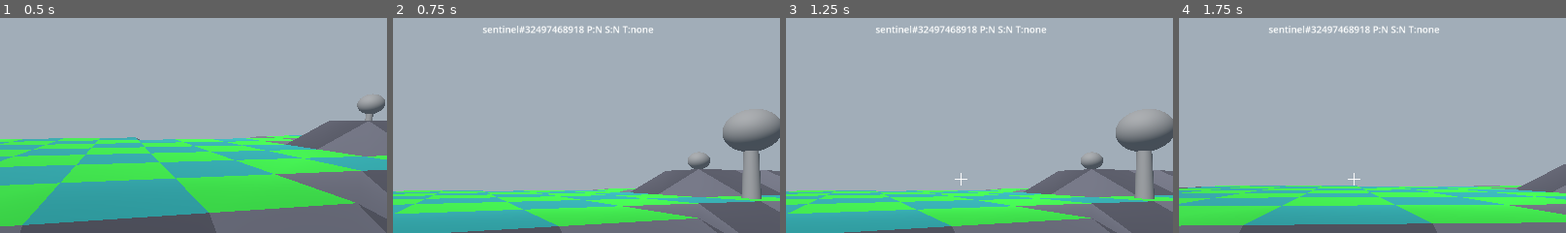
Above: before the commit, frames 1-4 (left to right).
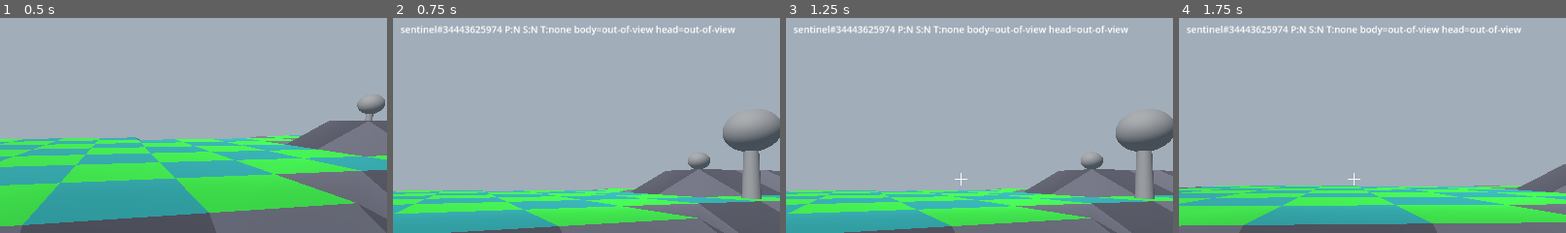
Above: after the commit, the same moments.

Repository: spoconnor/sentinel
Game: Godot game, scene res://main.tscn
Same seed, same stepped clock (60 frames per second), same inputs: the game is played once before the commit and once after it.
Inputs (mouse positions are % of the whole screen's width and height, from its top left):
- Up to frame 1 (0.5 s): no input
- Up to frame 2 (0.75 s): tap Enter at 0.5 s; move the mouse to (55, 49) at 0.52 s; hold D from 0.53 s (still down); tap T at 0.6 s; click (55, 49) at 0.67 s
- Up to frame 3 (1.25 s): keep holding D; tap Space at 0.77 s
- Up to frame 4 (1.75 s): tap Space at 1.25, 1.52 s; move the mouse to (45, 50) at 1.27 s; release D at 1.28 s; hold A from 1.28 s (still down); tap B at 1.35 s
The pictures show only the part of the screen within x 27-77%, y 12-62%; the shares and areas given below are measured in that part.

Frame 1 is identical in both runs. In frame 2, 1.5% of the frame differs, in the area x 2-89%, y 3-9%; in frame 3, 1.5%; in frame 4, 1.5%.

Commit message:
working better

Diff:
--- a/scripts/player_controller.gd
+++ b/scripts/player_controller.gd
@@ -271,7 +271,8 @@
 		var sees_player := bool(entry.get("sees_player", false))
 		var sees_square := bool(entry.get("sees_square", false))
 		var target_kind := String(_watcher_debug_targets.get(watcher_id, "none"))
-		lines.append("%s#%s P:%s S:%s T:%s" % [kind, str(watcher_id), "Y" if sees_player else "N", "Y" if sees_square else "N", target_kind])
+		var los_debug := String(entry.get("los", ""))
+		lines.append("%s#%s P:%s S:%s T:%s %s" % [kind, str(watcher_id), "Y" if sees_player else "N", "Y" if sees_square else "N", target_kind, los_debug])
 
 	if lines.size() == 1:
 		lines.append("No watcher contact")
@@ -737,13 +738,31 @@
 		current = current.get_parent()
 	return null
 
-func watcher_update_contact(watcher_id: int, sees_player: bool, sees_square: bool, watcher_kind: String = "watcher") -> void:
+func _active_robot_proxy_position() -> Vector3:
+	if _active_robot == null or not is_instance_valid(_active_robot):
+		return _player_base_position()
+	if _active_robot.is_inside_tree():
+		return _active_robot.global_position
+	return _hidden_robot_transform.origin
+
+func _active_robot_support_boulder() -> Node3D:
+	if _active_robot == null or not is_instance_valid(_active_robot):
+		return null
+	var support_id := int(_active_robot.get_meta("support_boulder_id", -1))
+	return _find_node_by_instance_id(support_id)
+
+func _watcher_ground_point_for_square(square: Vector2i) -> Vector3:
+	var y := _square_ground_y(square)
+	return _square_center_world(square, y)
+
+func watcher_update_contact(watcher_id: int, sees_player: bool, sees_square: bool, watcher_kind: String = "watcher", los_debug: String = "") -> void:
 	var now := Time.get_ticks_msec() * 0.001
 	_watcher_contacts[watcher_id] = {
 		"time": now,
 		"sees_player": sees_player,
 		"sees_square": sees_square,
 		"kind": watcher_kind,
+		"los": los_debug,
 	}
 	_update_debug_ui()
 
@@ -798,16 +817,27 @@
 	return _find_absorb_target(watcher, forward, head_pos, scan_range, cone_threshold) != null
 
 func watcher_can_see_player_proxy(watcher: Node3D, head_pos: Vector3, forward: Vector3, scan_range: float, cone_threshold: float) -> bool:
-	if watcher == null or _active_robot == null or not is_instance_valid(_active_robot):
-		return false
-	if not _active_robot.is_inside_tree():
-		return false
-	var player_square := _world_to_square(_player_base_position())
-	var robot_square := _world_to_square(_active_robot.global_position)
-	if player_square != robot_square:
-		return false
-	var target_pos := _watcher_target_aim_point(_active_robot)
-	return _watcher_can_see_target_point(head_pos, forward, target_pos, scan_range, cone_threshold, watcher, _active_robot)
+	if watcher == null:
+		return false
+	if _active_robot == null or not is_instance_valid(_active_robot):
+		return false
+
+	var robot_pos := _active_robot_proxy_position()
+	var target_pos := robot_pos + Vector3(0, 0.85, 0)
+	return _watcher_can_see_unobstructed_point(head_pos, forward, target_pos, scan_range, cone_threshold, watcher)
+func watcher_can_see_player_proxy_ground(watcher: Node3D, head_pos: Vector3, forward: Vector3, scan_range: float, cone_threshold: float) -> bool:
+	if watcher == null:
+		return false
+	if _active_robot == null or not is_instance_valid(_active_robot):
+		return false
+
+	var support := _active_robot_support_boulder()
+	if support != null and is_instance_valid(support):
+		return _watcher_can_see_target_point(head_pos, forward, _watcher_target_aim_point(support), scan_range, cone_threshold, watcher, support)
+
+	var square := _world_to_square(_active_robot_proxy_position())
+	var ground_point := _watcher_ground_point_for_square(square)
+	return _watcher_can_see_ground_point(head_pos, forward, ground_point, scan_range, cone_threshold, watcher)
 
 func watcher_is_absorb_cooling(watcher: Node3D) -> bool:
 	if watcher == null:
@@ -871,8 +901,9 @@
 				target_pos = _watcher_target_aim_point(support)
 				has_visibility = _watcher_can_see_target_point(head_pos, forward, target_pos, scan_range, cone_threshold, watcher, support)
 		elif level == 0 and _get_stacked_on_boulder(candidate) == null:
-			target_pos = _watcher_ground_aim_point(candidate)
-			has_visibility = _watcher_can_see_target_point(head_pos, forward, target_pos, scan_range, cone_threshold, watcher, null)
+			# Ground-level robot/boulder with no object on top is a valid absorb target.
+			target_pos = _watcher_target_aim_point(candidate)
+			has_visibility = _watcher_can_see_target_point(head_pos, forward, target_pos, scan_range, cone_threshold, watcher, candidate)
 		else:
 			target_pos = _watcher_target_aim_point(candidate)
 			has_visibility = _watcher_can_see_target_point(head_pos, forward, target_pos, scan_range, cone_threshold, watcher, candidate)
@@ -903,50 +934,84 @@
 	var y := _square_ground_y(square)
 	return _square_center_world(square, y)
 
+func _is_within_horizontal_view(origin: Vector3, forward: Vector3, point: Vector3, max_distance: float, horizontal_dot_threshold: float) -> bool:
+	var to_point := point - origin
+	var flat_to := Vector3(to_point.x, 0.0, to_point.z)
+	var flat_distance := flat_to.length()
+	if flat_distance > max_distance or flat_distance <= 0.001:
+		return false
+
+	var flat_forward := Vector3(forward.x, 0.0, forward.z)
+	var flat_forward_len := flat_forward.length()
+	if flat_forward_len <= 0.001:
+		return false
+
+	var forward_dir := flat_forward / flat_forward_len
+	var target_dir := flat_to / flat_distance
+	return forward_dir.dot(target_dir) > horizontal_dot_threshold
+
 func _watcher_can_see_target_point(head_pos: Vector3, forward: Vector3, point: Vector3, scan_range: float, cone_threshold: float, watcher: Node3D, target: Node3D) -> bool:
-	var to_target := point - head_pos
-	var distance := to_target.length()
-	if distance > scan_range or distance <= 0.001:
-		return false
-	var dir := to_target / distance
-	if forward.dot(dir) <= cone_threshold:
+	if not _is_within_horizontal_view(head_pos, forward, point, scan_range, cone_threshold):
 		return false
 	return _has_world_line_of_sight(head_pos, point, watcher, target)
 
 func _watcher_can_see_ground_point(head_pos: Vector3, forward: Vector3, point: Vector3, scan_range: float, cone_threshold: float, watcher: Node3D) -> bool:
-	var to_point := point - head_pos
-	var distance := to_point.length()
-	if distance > scan_range or distance <= 0.001:
-		return false
-	var dir := to_point / distance
-	if forward.dot(dir) <= cone_threshold:
+	if not _is_within_horizontal_view(head_pos, forward, point, scan_range, cone_threshold):
 		return false
 	var p := PhysicsRayQueryParameters3D.create(head_pos, point)
 	p.collide_with_areas = false
 	p.collide_with_bodies = true
 	p.exclude = []
-	if watcher != null:
-		p.exclude.append(watcher.get_rid())
+	if watcher is CollisionObject3D:
+		p.exclude.append((watcher as CollisionObject3D).get_rid())
 	var hit := get_world_3d().direct_space_state.intersect_ray(p)
 	if hit.is_empty():
 		return false
 	var collider := hit.get("collider") as Node
 	return _is_removal_square_surface(collider)
 
-func _has_world_line_of_sight(from: Vector3, to: Vector3, watcher: Node3D, target: Node3D) -> bool:
-	var p := PhysicsRayQueryParameters3D.create(from, to)
+func _watcher_can_see_unobstructed_point(head_pos: Vector3, forward: Vector3, point: Vector3, scan_range: float, cone_threshold: float, watcher: Node3D) -> bool:
+	if not _is_within_horizontal_view(head_pos, forward, point, scan_range, cone_threshold):
+		return false
+	var p := PhysicsRayQueryParameters3D.create(head_pos, point)
 	p.collide_with_areas = false
 	p.collide_with_bodies = true
 	p.exclude = []
-	if watcher != null:
-		p.exclude.append(watcher.get_rid())
+	if watcher is CollisionObject3D:
+		p.exclude.append((watcher as CollisionObject3D).get_rid())
 	var hit := get_world_3d().direct_space_state.intersect_ray(p)
-	if hit.is_empty():
-		return false
-	var collider := hit.get("collider") as Node
-	if collider == null or target == null:
-		return false
-	return target.is_ancestor_of(collider) or collider == target
+	return hit.is_empty()
+func _has_world_line_of_sight(from: Vector3, to: Vector3, watcher: Node3D, target: Node3D) -> bool:
+	var ray_start := from
+	var ray_dir := (to - from).normalized()
+	var exclude_rids: Array = []
+	if watcher is CollisionObject3D:
+		exclude_rids.append((watcher as CollisionObject3D).get_rid())
+
+	for _attempt in range(2):
+		var p := PhysicsRayQueryParameters3D.create(ray_start, to)
+		p.collide_with_areas = false
+		p.collide_with_bodies = true
+		p.exclude = exclude_rids
+		var hit := get_world_3d().direct_space_state.intersect_ray(p)
+		if hit.is_empty():
+			return target == null
+		var collider := hit.get("collider") as Node
+		if collider == null:
+			return false
+
+		# Ignore watcher self-hit once, then test the next surface.
+		if watcher != null and (collider == watcher or watcher.is_ancestor_of(collider)):
+			if collider.has_method("get_rid"):
+				exclude_rids.append(collider.call("get_rid"))
+			ray_start = (hit.get("position", ray_start) as Vector3) + ray_dir * 0.05
+			continue
+
+		if target == null:
+			return false
+		return target.is_ancestor_of(collider) or collider == target
+
+	return false
 
 func _degrade_object_one_energy(node: Node3D) -> void:
 	if node == null or _build_root == null:
--- a/scripts/sentinel.gd
+++ b/scripts/sentinel.gd
@@ -18,6 +18,8 @@
 var _turn_elapsed: float = 0.0
 var _action_elapsed: float = 0.0
 var _debug_vision_mesh: MeshInstance3D
+var _debug_last_body_hit: String = ""
+var _debug_last_head_hit: String = ""
 
 func _ready() -> void:
 	_refresh_player_refs()
@@ -32,26 +34,30 @@
 	var head_pos := head_pivot.global_position
 	var forward := -head_pivot.global_transform.basis.z.normalized()
 
-	var body_vec := _player.global_position - head_pos
+	var body_point := _player_body_target_point()
 	var sees_body := false
-	var body_dist := body_vec.length()
-	if body_dist > 0.001 and body_dist <= scan_range:
-		var body_dir := body_vec / body_dist
-		if forward.dot(body_dir) > cone_dot_threshold:
-			sees_body = _has_line_of_sight_to_player(head_pos, _player.global_position)
+	if _is_within_horizontal_view(head_pos, forward, body_point, scan_range, cone_dot_threshold):
+		sees_body = _has_line_of_sight_to_player(head_pos, body_point, "body")
+	else:
+		_debug_last_body_hit = "out-of-view"
 
 	var sees_head := false
-	if _player_head != null:
-		var head_vec := _player_head.global_position - head_pos
-		var head_dist := head_vec.length()
-		if head_dist > 0.001 and head_dist <= scan_range:
-			var look_dir := head_vec / head_dist
-			if forward.dot(look_dir) > cone_dot_threshold:
-				sees_head = _has_line_of_sight_to_player(head_pos, _player_head.global_position)
+	if _player_head != null and _is_within_horizontal_view(head_pos, forward, _player_head.global_position, scan_range, cone_dot_threshold):
+		sees_head = _has_line_of_sight_to_player(head_pos, _player_head.global_position, "head")
+	else:
+		_debug_last_head_hit = "out-of-view"
 
 	var sees_player := sees_body or sees_head
-
 	var sees_square := sees_player
+
+	if not sees_player and _player != null and _player.has_method("watcher_can_see_player_proxy"):
+		var proxy_player_visible := bool(_player.call("watcher_can_see_player_proxy", self, head_pos, forward, scan_range, cone_dot_threshold))
+		if proxy_player_visible:
+			sees_player = true
+			if _player.has_method("watcher_can_see_player_proxy_ground"):
+				sees_square = bool(_player.call("watcher_can_see_player_proxy_ground", self, head_pos, forward, scan_range, cone_dot_threshold))
+			else:
+				sees_square = true
 
 	var sees_absorbable := false
 	var absorb_cooldown := false
@@ -79,16 +85,28 @@
 
 	_update_light()
 	_update_debug_vision_visibility()
-	_report_contact(sees_player, sees_square)
+	var los_debug := "body=%s head=%s" % [_debug_last_body_hit, _debug_last_head_hit]
+	_report_contact(sees_player, sees_square, los_debug)
 	_try_action(delta, forward, head_pos, sees_player, sees_square)
 
+func _is_within_horizontal_view(origin: Vector3, forward: Vector3, point: Vector3, max_distance: float, horizontal_dot_threshold: float) -> bool:
+	var to_point := point - origin
+	var flat_to := Vector3(to_point.x, 0.0, to_point.z)
+	var flat_distance := flat_to.length()
+	if flat_distance > max_distance or flat_distance <= 0.001:
+		return false
+
+	var flat_forward := Vector3(forward.x, 0.0, forward.z)
+	var flat_forward_len := flat_forward.length()
+	if flat_forward_len <= 0.001:
+		return false
+
+	var forward_dir := flat_forward / flat_forward_len
+	var target_dir := flat_to / flat_distance
+	return forward_dir.dot(target_dir) > horizontal_dot_threshold
+
 func _can_see_point(point: Vector3, head_pos: Vector3, forward: Vector3, exclude_nodes: Array, target: Node3D = null) -> bool:
-	var to_point := point - head_pos
-	var distance := to_point.length()
-	if distance > scan_range or distance <= 0.001:
-		return false
-	var dir := to_point / distance
-	if forward.dot(dir) <= cone_dot_threshold:
+	if not _is_within_horizontal_view(head_pos, forward, point, scan_range, cone_dot_threshold):
 		return false
 	return _has_line_of_sight(head_pos, point, exclude_nodes, target)
 
@@ -110,21 +128,65 @@
 		return false
 	return collider == target or target.is_ancestor_of(collider)
 
-func _has_line_of_sight_to_player(from: Vector3, to: Vector3) -> bool:
-	if _player == null:
-		return false
-	var p := PhysicsRayQueryParameters3D.create(from, to)
-	p.collide_with_areas = false
-	p.collide_with_bodies = true
-	p.exclude = []
-	var hit := get_world_3d().direct_space_state.intersect_ray(p)
-	if hit.is_empty():
-		# Unobstructed ray to the point counts as visible player.
-		return true
-	var collider := hit.get("collider") as Node
-	if collider == null:
-		return false
-	return collider == _player or _player.is_ancestor_of(collider)
+func _has_line_of_sight_to_player(from: Vector3, to: Vector3, debug_slot: String = "") -> bool:
+	if _player == null:
+		if debug_slot == "body":
+			_debug_last_body_hit = "no-player"
+		elif debug_slot == "head":
+			_debug_last_head_hit = "no-player"
+		return false
+
+	var ray_start := from
+	var ray_dir := (to - from).normalized()
+	var exclude_rids: Array = []
+
+	for _attempt in range(2):
+		var p := PhysicsRayQueryParameters3D.create(ray_start, to)
+		p.collide_with_areas = false
+		p.collide_with_bodies = true
+		p.exclude = exclude_rids
+		var hit := get_world_3d().direct_space_state.intersect_ray(p)
+		if hit.is_empty():
+			if debug_slot == "body":
+				_debug_last_body_hit = "empty"
+			elif debug_slot == "head":
+				_debug_last_head_hit = "empty"
+			return true
+
+		var collider := hit.get("collider") as Node
+		var collider_name := "null"
+		if collider != null:
+			collider_name = str(collider.get_path())
+		if debug_slot == "body":
+			_debug_last_body_hit = collider_name
+		elif debug_slot == "head":
+			_debug_last_head_hit = collider_name
+		if collider == null:
+			return false
+
+		# If we hit our own watcher body first, ignore it once and continue.
+		if collider == self or self.is_ancestor_of(collider):
+			if collider.has_method("get_rid"):
+				exclude_rids.append(collider.call("get_rid"))
+			ray_start = (hit.get("position", ray_start) as Vector3) + ray_dir * 0.05
+			continue
+
+		var current := collider
+		while current != null:
+			if current == _player:
+				return true
+			current = current.get_parent()
+		return false
+
+	return false
+
+func _player_body_target_point() -> Vector3:
+	if _player == null:
+		return Vector3.ZERO
+	var player_col := _player.get_node_or_null("CollisionShape3D") as CollisionShape3D
+	if player_col != null:
+		return player_col.global_position
+	return _player.global_position + Vector3(0, 1.0, 0)
 
 func _refresh_player_refs() -> void:
 	_player = get_node_or_null(player_path) as Node3D
@@ -136,9 +198,9 @@
 	if _player != null:
 		_player_head = _player.get_node_or_null("CameraPivot/Camera3D") as Node3D
 
-func _report_contact(sees_player: bool, sees_square: bool) -> void:
+func _report_contact(sees_player: bool, sees_square: bool, los_debug: String = "") -> void:
 	if _player != null and _player.has_method("watcher_update_contact"):
-		_player.call("watcher_update_contact", get_instance_id(), sees_player, sees_square, watcher_kind)
+		_player.call("watcher_update_contact", get_instance_id(), sees_player, sees_square, watcher_kind, los_debug)
 
 func _try_action(delta: float, forward: Vector3, head_pos: Vector3, sees_player: bool, sees_square: bool) -> void:
 	if _player == null or not _player.has_method("watcher_attempt_action"):
